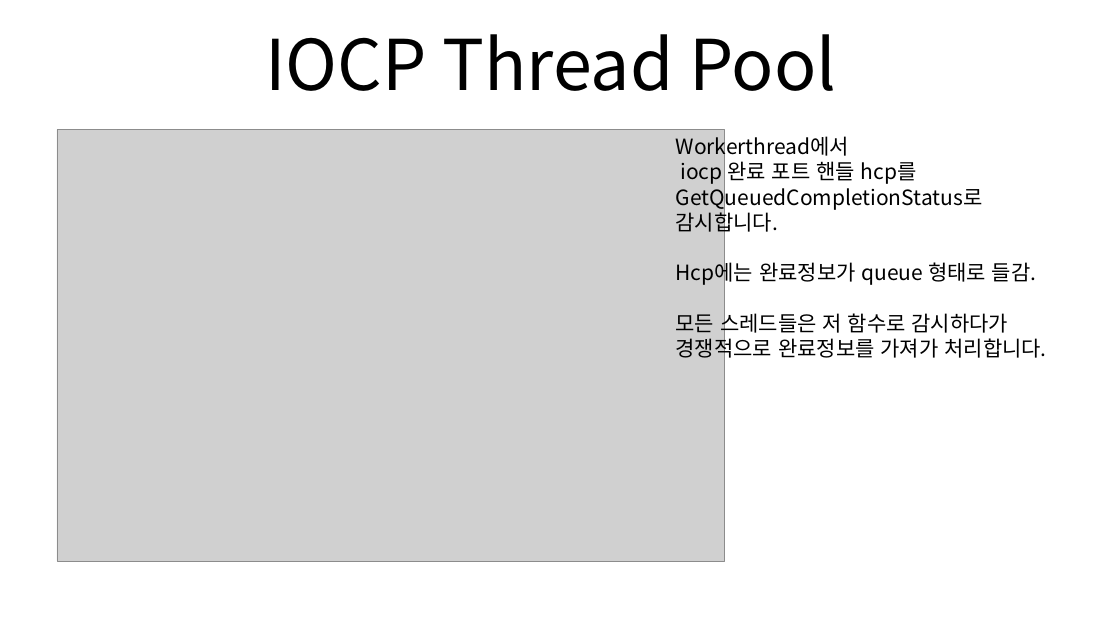
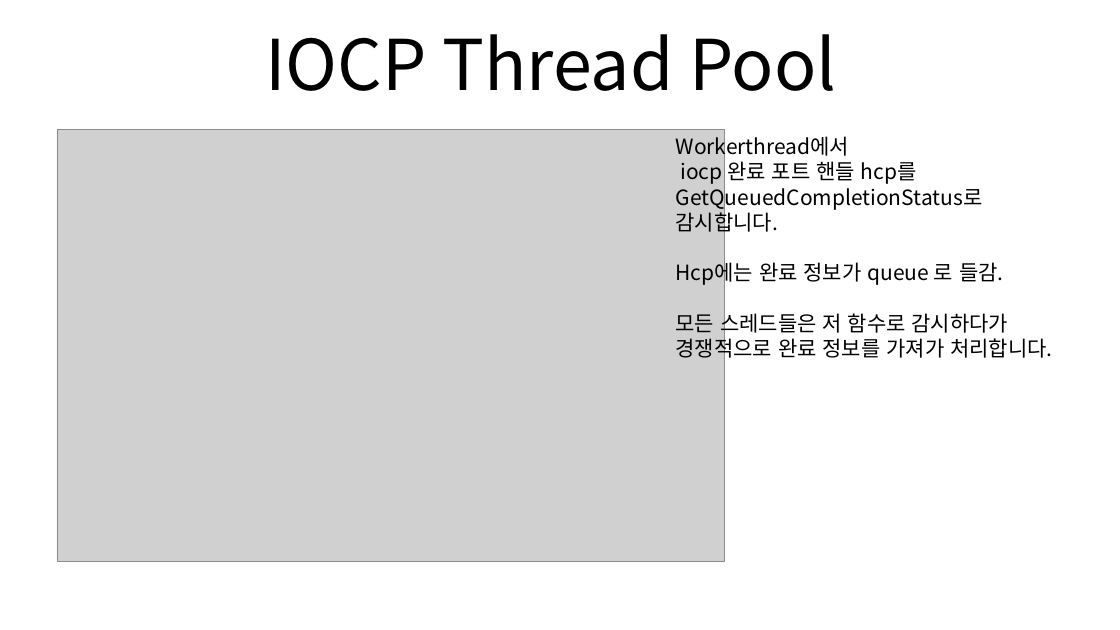
Before and after one commit to roka0105/Team.Yggdrasil_Server, a slide deck: slide 28 of 심화학기 발표자료/n_way handshaking .pptx. Drawn at 1120x630 pixels with LibreOffice and Linux fonts; fonts in the diff are those of the drawing; grey boxes stand for pictures. Boxes give left, top, right and bottom in pixels: in the first picture for what was removed or moved away, otherwise in the second. Text is boxed around its words. In the diff, an @@ line names an element or a change of style, - is before the commit and + after.

Commit message:
오타 수정

```diff
--- a/심화학기 발표자료/n_way handshaking .pptx
+++ b/심화학기 발표자료/n_way handshaking .pptx
@@ text at <box>676,259,1052,361</box>: text changed @@
-Hcp에는 완료정보가 queue 형태로 들감.
-모든 스레드들은 저 함수로 감시하다가 경쟁적으로 완료정보를 가져가 처리합니다.
+Hcp에는 완료 정보가 queue 로 들감.
+모든 스레드들은 저 함수로 감시하다가 경쟁적으로 완료 정보를 가져가 처리합니다.
```
